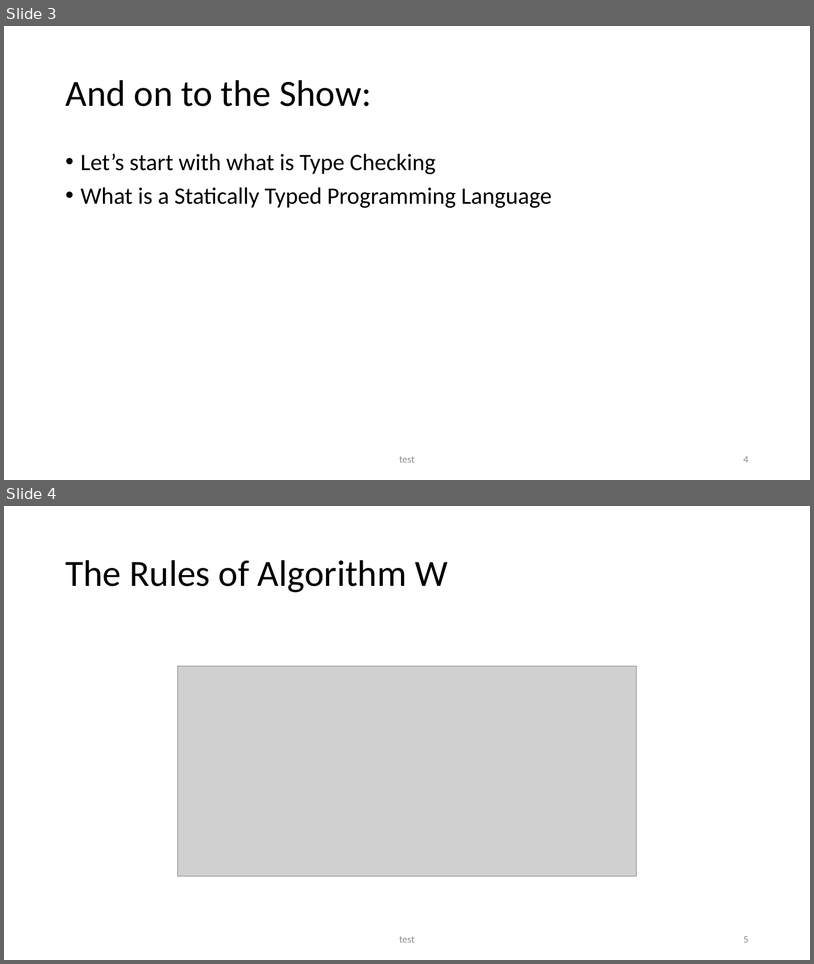
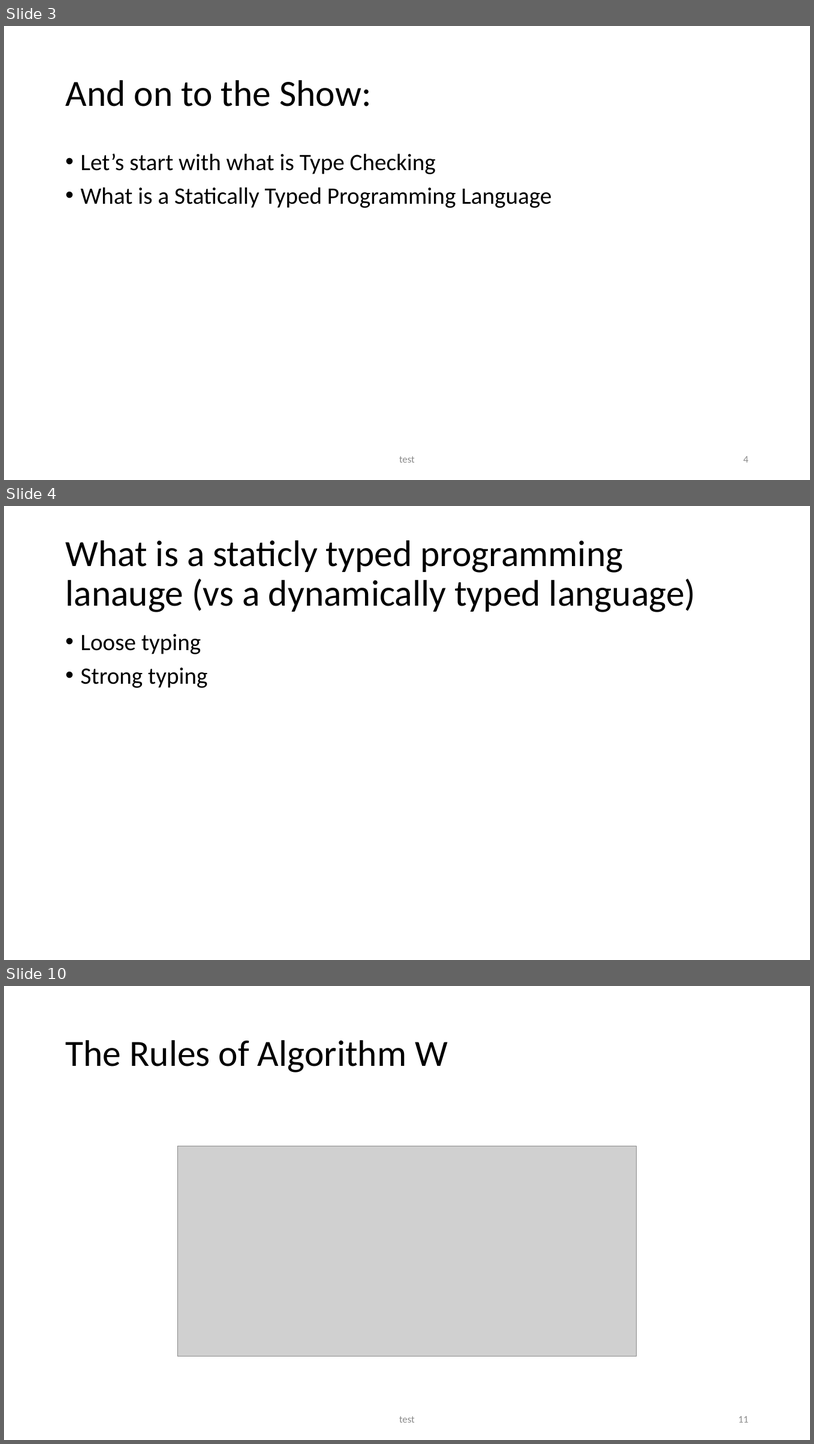
Before and after one commit to seanwestfall/algorithm_w_presentation, a slide deck: Presentation1.pptx. Shown one above the other, each under a label of ours: slides 3 and 4 before the commit, slides 3, 4 and 10 after it; the slides between them are not shown. The pictures are 814x964 and 814x1444 pixels, drawn with LibreOffice and Linux fonts; fonts in the diff are those of the drawing; grey boxes stand for pictures. Boxes give left, top, right and bottom in pixels: in the first picture for what was removed or moved away, otherwise in the second. Text is boxed around its words. In the diff, an @@ line names an element or a change of style, - is before the commit and + after.

```diff
--- a/Presentation1.pptx
+++ b/Presentation1.pptx
@@ slide 4 added at [4, 506, 810, 960], background #FFFFFF @@
@@ title added at [65, 540, 696, 612], 44 pt, text #000000 @@
+What is a staticly typed programming lanauge (vs a dynamically typed language)
@@ text added at [81, 634, 207, 688], 28 pt, text #000000 @@
+• Loose typing
+• Strong typing
@@ what was slide 4 is now slide 10 @@
@@ page number at [738, 1416, 749, 1422]: text changed @@
-5
+11
```
Also in this commit, not shown: 1 slide changed, 10 other slides added.
